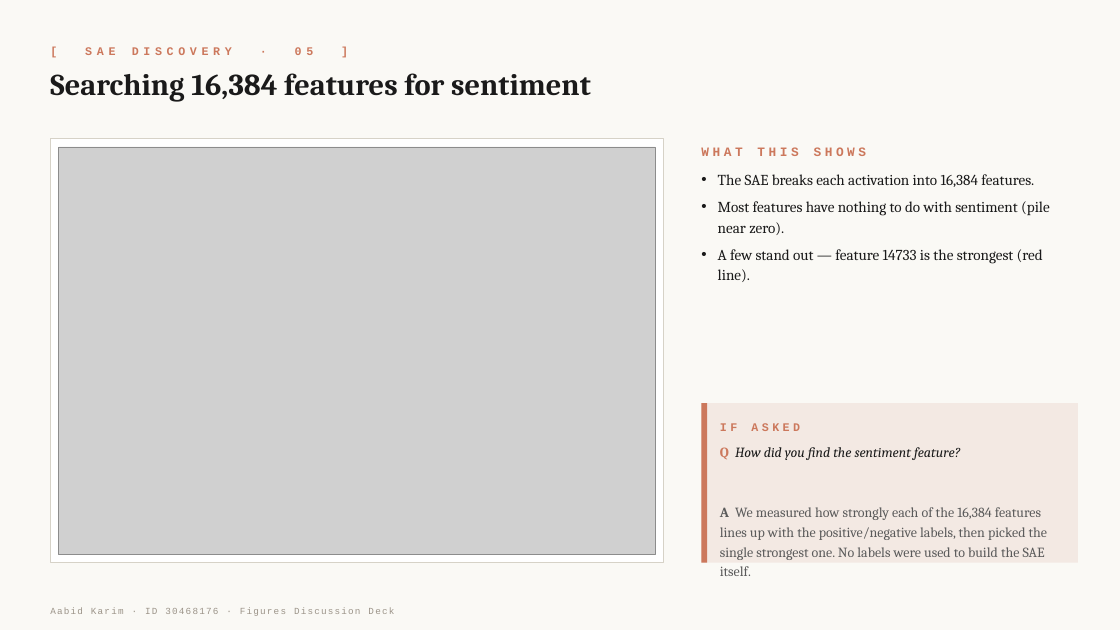
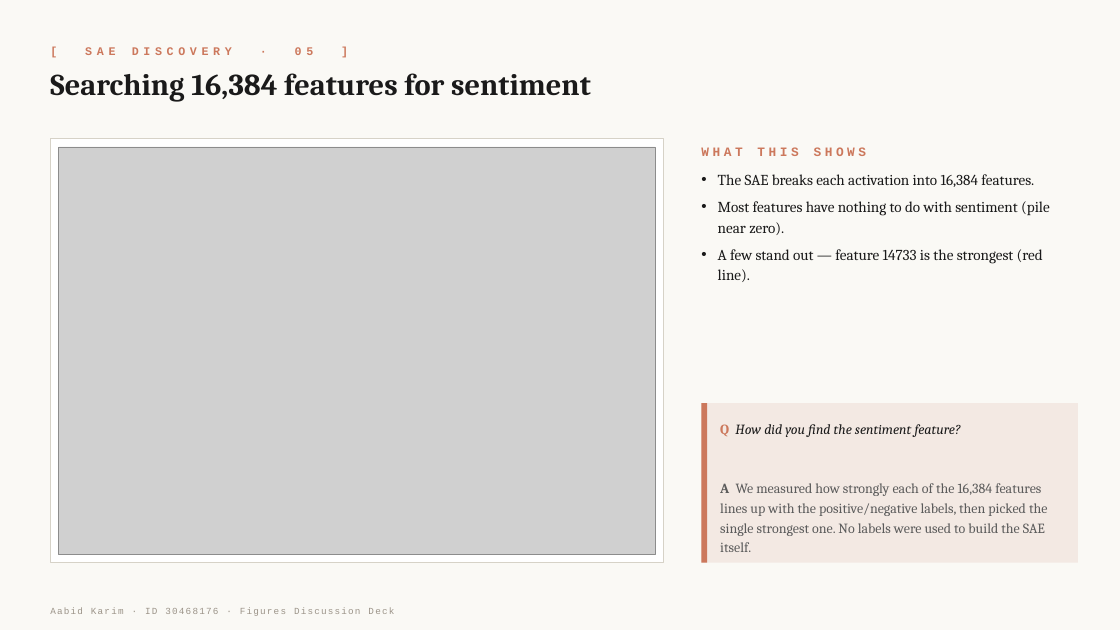
Before and after one commit to abedkkhan/Linear-Probes-vs-SAEs, a slide deck: slide 6 of presentation/figures_deck.pptx. Drawn at 1120x630 pixels with LibreOffice and Linux fonts; fonts in the diff are those of the drawing; grey boxes stand for pictures. Boxes give left, top, right and bottom in pixels: in the first picture for what was removed or moved away, otherwise in the second. Text is boxed around its words. In the diff, an @@ line names an element or a change of style, - is before the commit and + after.

```diff
--- a/presentation/figures_deck.pptx
+++ b/presentation/figures_deck.pptx
@@ text "Q How did you find ...": place and size @@
-text "Q How did you find ..." at [720, 447, 1047, 560]
+text "Q How did you find ..." at [720, 424, 1047, 536]
@@ text removed at [720, 423, 800, 431] @@
-IF ASKED
```
Also in this commit, not shown: 11 other slides changed.
